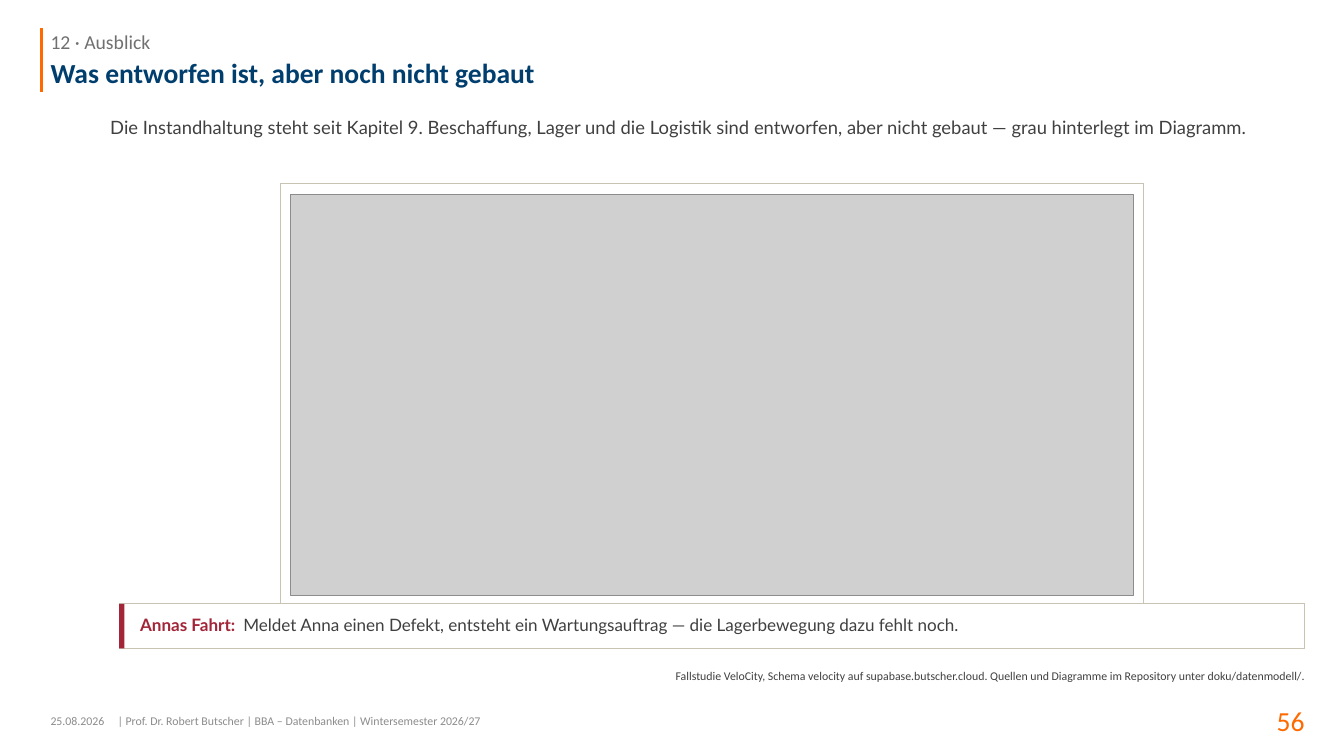
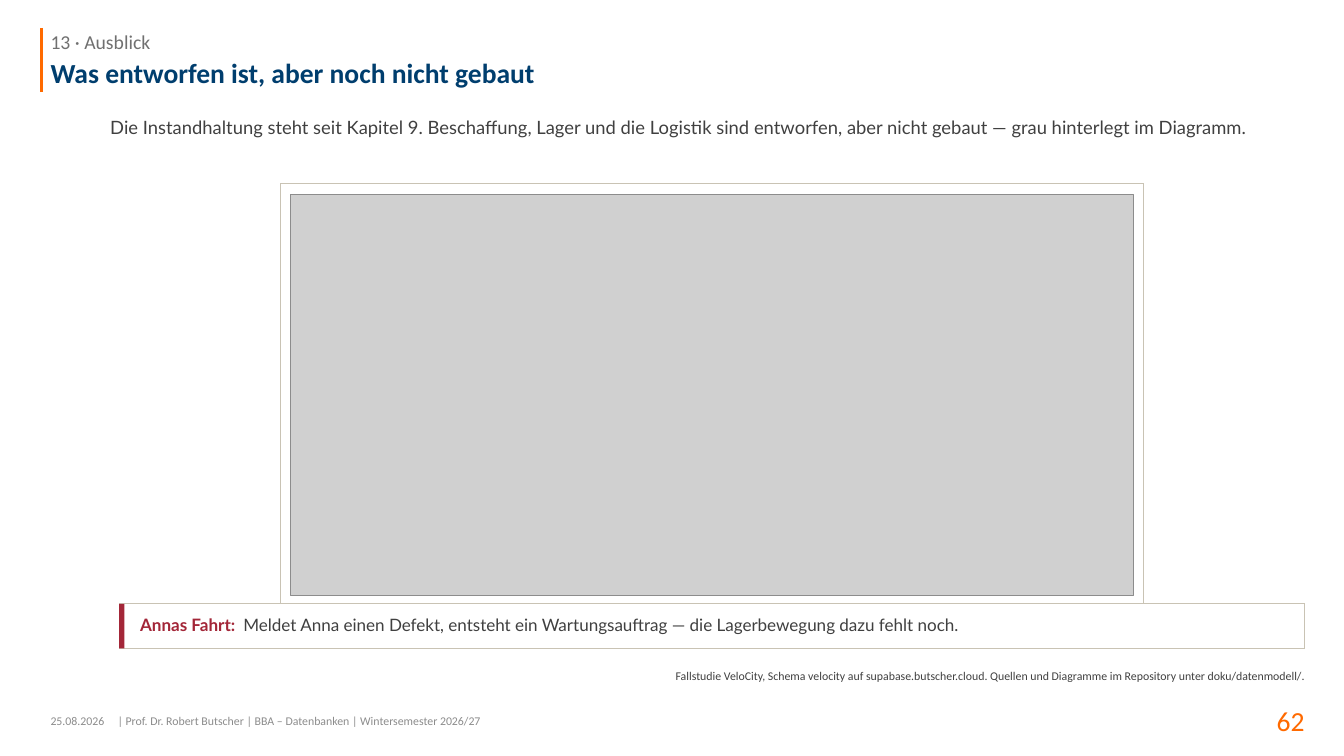
Before and after one commit to swrobuts/velocity-fallstudie, a slide deck: slide 62 of slides/velocity-datenbankentwurf.pptx (slide 56 before the commit). Drawn at 1344x756 pixels with LibreOffice and Linux fonts; fonts in the diff are those of the drawing; grey boxes stand for pictures. Boxes give left, top, right and bottom in pixels: in the first picture for what was removed or moved away, otherwise in the second. Text is boxed around its words. In the diff, an @@ line names an element or a change of style, - is before the commit and + after.

```diff
--- a/slides/velocity-datenbankentwurf.pptx
+++ b/slides/velocity-datenbankentwurf.pptx
@@ text at [51,35,150,49]: text changed @@
-12 · Ausblick
+13 · Ausblick
@@ page number at [1277,712,1305,732]: text changed @@
-56
+62
```
Also in this commit, not shown: 3 other slides changed, 6 slides added, 4 other files.
